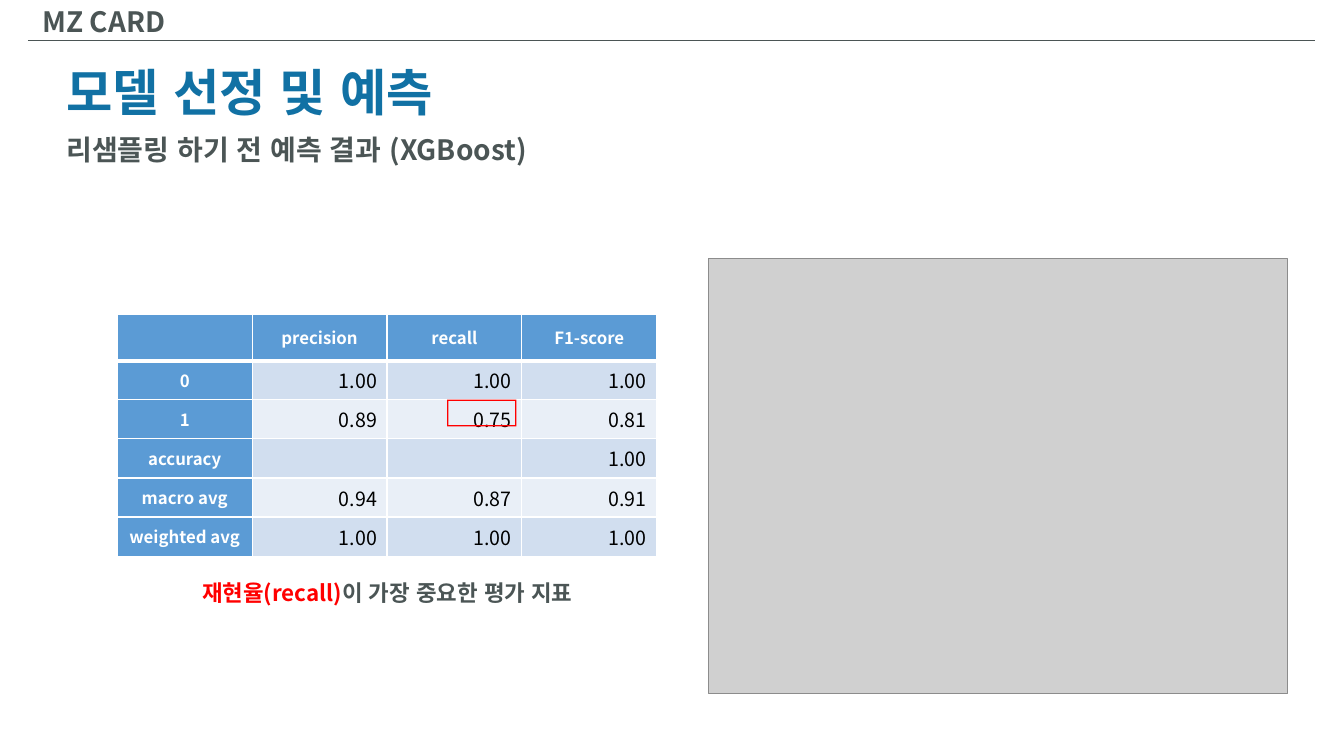
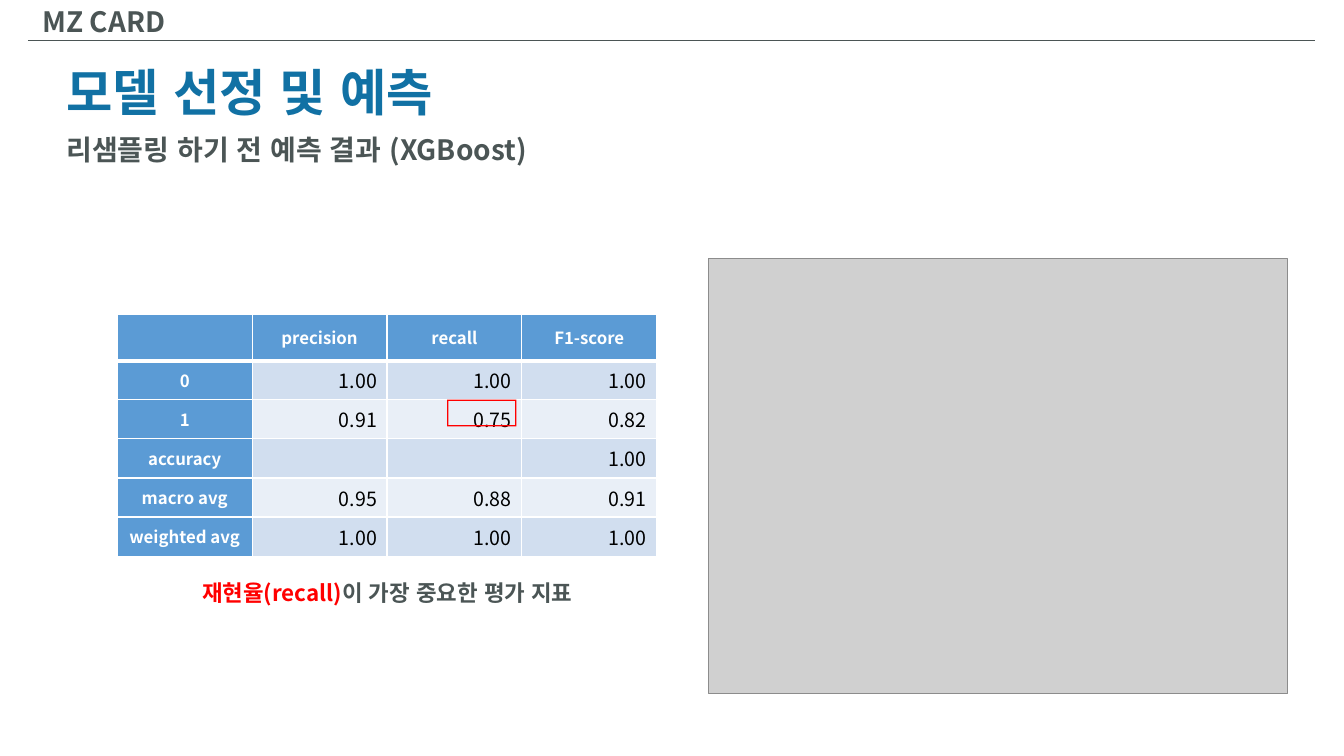
Before and after one commit to InjaeJayLee/mzcard, a slide deck: slide 26 of MZCARD.pptx. Drawn at 1344x756 pixels with LibreOffice and Linux fonts; fonts in the diff are those of the drawing; grey boxes stand for pictures. Boxes give left, top, right and bottom in pixels: in the first picture for what was removed or moved away, otherwise in the second. Text is boxed around its words. In the diff, an @@ line names an element or a change of style, - is before the commit and + after.

```diff
--- a/MZCARD.pptx
+++ b/MZCARD.pptx
@@ table at [117,315,657,551] @@
-row 3, column 2: 0.89
+row 3, column 2: 0.91
-row 3, column 4: 0.81
+row 3, column 4: 0.82
-row 5, column 2: 0.94
+row 5, column 2: 0.95
-row 5, column 3: 0.87
+row 5, column 3: 0.88
```
Also in this commit, not shown: 6 other slides changed, 3 slides added, 1 slide removed, 1 other file.
